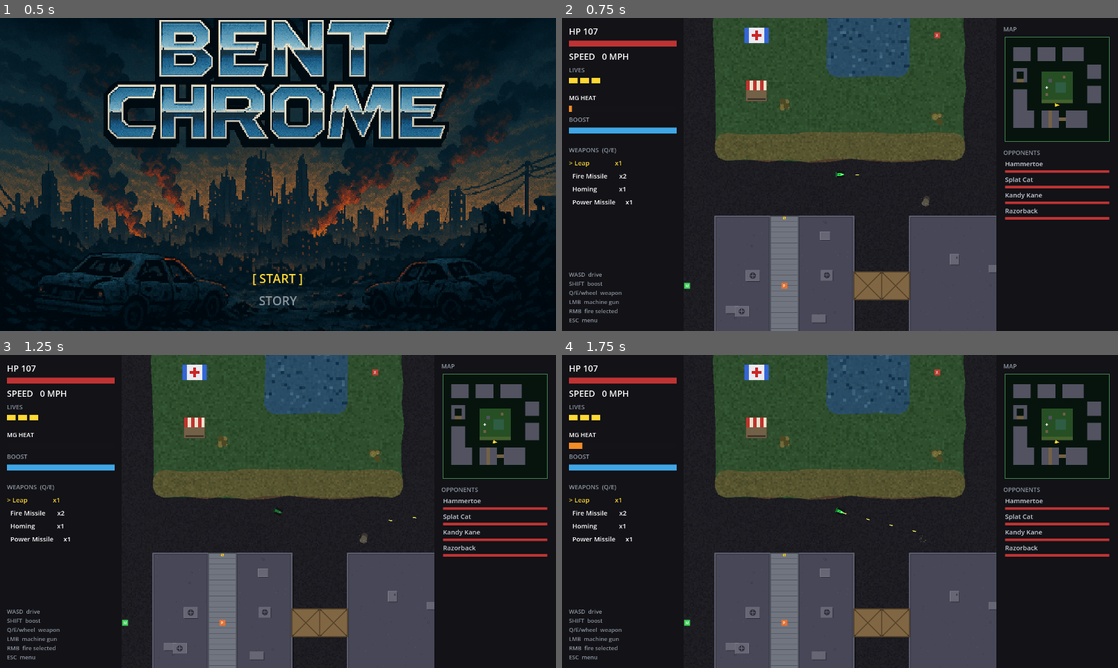
Above: before the commit, frames 1-4 (two rows, left to right).
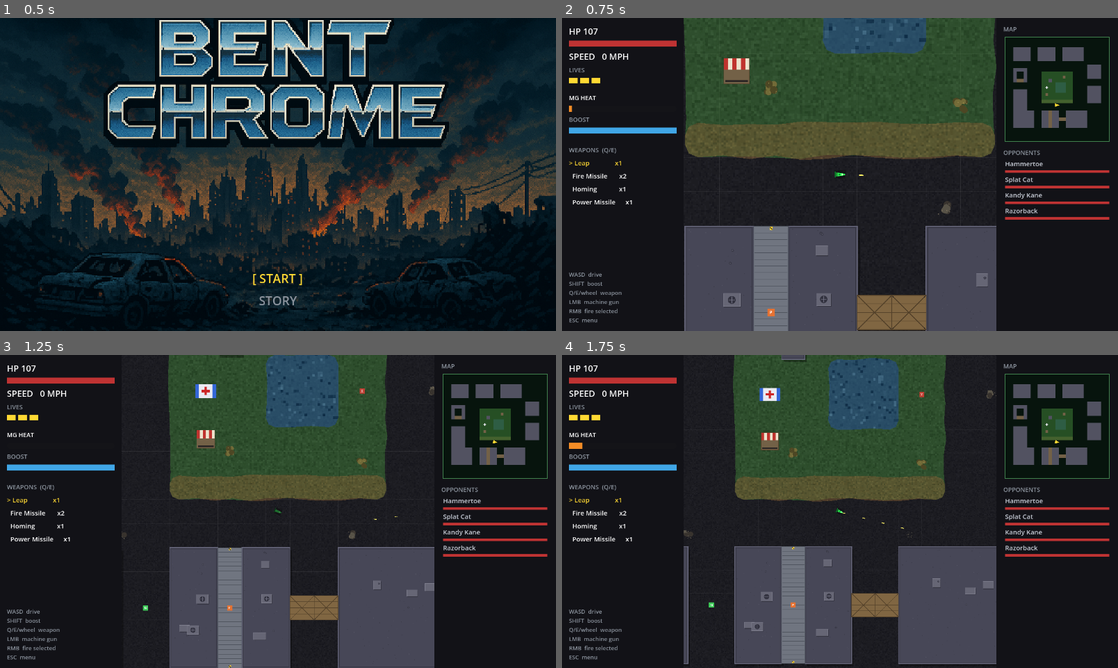
Above: after the commit, the same moments.

Repository: b3p3k0/bentchrome
Game: Godot game, scene res://ui/title.tscn
The game is run twice, just before and just after one commit, with the same random seed, the same clock (stepped at 60 frames per second) and the same inputs.
Inputs (mouse positions are in pixels of both pictures, inside the frame that each line leads up to):
- Up to frame 1 (0.5 s): no input
- Up to frame 2 (0.75 s): tap Enter (select_confirm) at 0.5 s; move the mouse to (962, 158) at 0.52 s; hold D (move_right) from 0.53 s (still down); hold Enter (select_confirm) from 0.53 s (still down); click (962, 158) at 0.67 s
- Up to frame 3 (1.25 s): keep holding D (move_right); keep holding Enter (select_confirm); tap Space at 0.77 s; tap Ctrl (zoom_toggle) at 0.8 s
- Up to frame 4 (1.75 s): release D (move_right) at 1.25 s; release Enter (select_confirm) at 1.25 s; drag from (728, 527) to (840, 373) at 1.27 s

Frame 1 is identical in both runs. In frame 2, 18% of the frame differs, in the area x 21-79%, y 0-100%; in frame 3, 11%; in frame 4, 14%.

Commit message:
Card 2: the camera learns to breathe
Default combat zoom rises 0.5 -> 0.62 (cars finally readable) and
Ctrl pulls back to a 0.42 overview — lerped so it reads as a camera
move, lossless both ways because the world is vector paint. State and
both values live on GameState as the proto-settings surface (they
survive levels, respawns, AND campaign resets); the player camera
boots straight at the persisted zoom. Strictly manual — no speed-based
auto-zoom, by decree: lined-up shots stay lined up.

Co-Authored-By: Claude Fable 5 <noreply@anthropic.com>

Diff:
--- a/game/game_state.gd
+++ b/game/game_state.gd
@@ -20,3 +20,9 @@
 var pending_level_path: String = ""
 var playtest_return_to_editor: bool = false
 var editor_open_path: String = ""
+
+# Player settings (proto-settings surface — a future options menu exposes
+# these; they survive scene changes AND campaign resets, unlike run state).
+var zoom_combat := 0.62    # default camera zoom (cars readable)
+var zoom_overview := 0.42  # Ctrl-toggled pull-back (see more board)
+var overview := false      # the persisted zoom-toggle state
--- a/vehicles/vehicle.gd
+++ b/vehicles/vehicle.gd
@@ -108,6 +108,12 @@
 		_health.damaged.connect(_on_damaged)
 	heading = rotation
 	rotation = 0.0
+	# Player camera boots straight at the persisted zoom (no pull-in from the
+	# scene's authored value on every level start).
+	var boot_cam := get_node_or_null(^"Camera2D") as Camera2D
+	var boot_gs := get_node_or_null(^"/root/GameState")
+	if boot_cam and boot_cam.enabled and boot_gs:
+		boot_cam.zoom = Vector2.ONE * (boot_gs.zoom_overview if boot_gs.overview else boot_gs.zoom_combat)
 
 ## Hit feedback: brief white pulse (skipped for sub-1 DoT ticks, which would
 ## strobe), plus camera shake when it's the player taking it.
@@ -133,6 +139,16 @@
 		camera.offset = Vector2(randf_range(-_shake, _shake), randf_range(-_shake, _shake))
 	elif camera.offset != Vector2.ZERO:
 		camera.offset = Vector2.ZERO
+	# Zoom toggle: combat close-up vs overview pull-back. State + values live on
+	# GameState (proto-settings; persists across levels/respawns); the lerp makes
+	# it read as a camera move. Vector art keeps both ends pixel-crisp.
+	var gs := get_node_or_null(^"/root/GameState")
+	if gs == null:
+		return
+	if Input.is_action_just_pressed(&"zoom_toggle"):
+		gs.overview = not gs.overview
+	var target: float = gs.zoom_overview if gs.overview else gs.zoom_combat
+	camera.zoom = camera.zoom.lerp(Vector2.ONE * target, minf(6.0 * delta, 1.0))
 
 ## Applies the current stats to the controller/health/visuals. Re-callable live
 ## (the dev dashboard's car switcher uses set_stats()).
